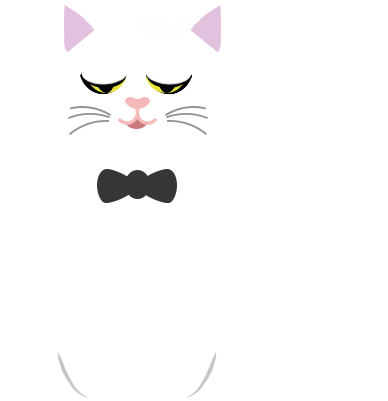
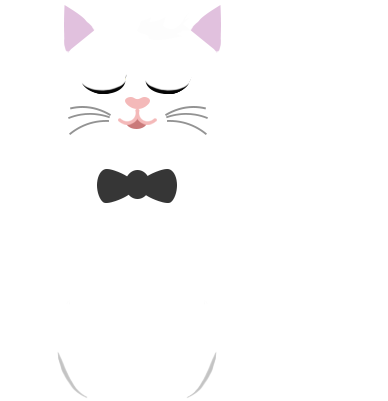
Comparing the layer stacks of the two 388 × 401 images. Changes:
showed "shut eyes", moved it above "mouth" over [80, 72, 192, 94]
